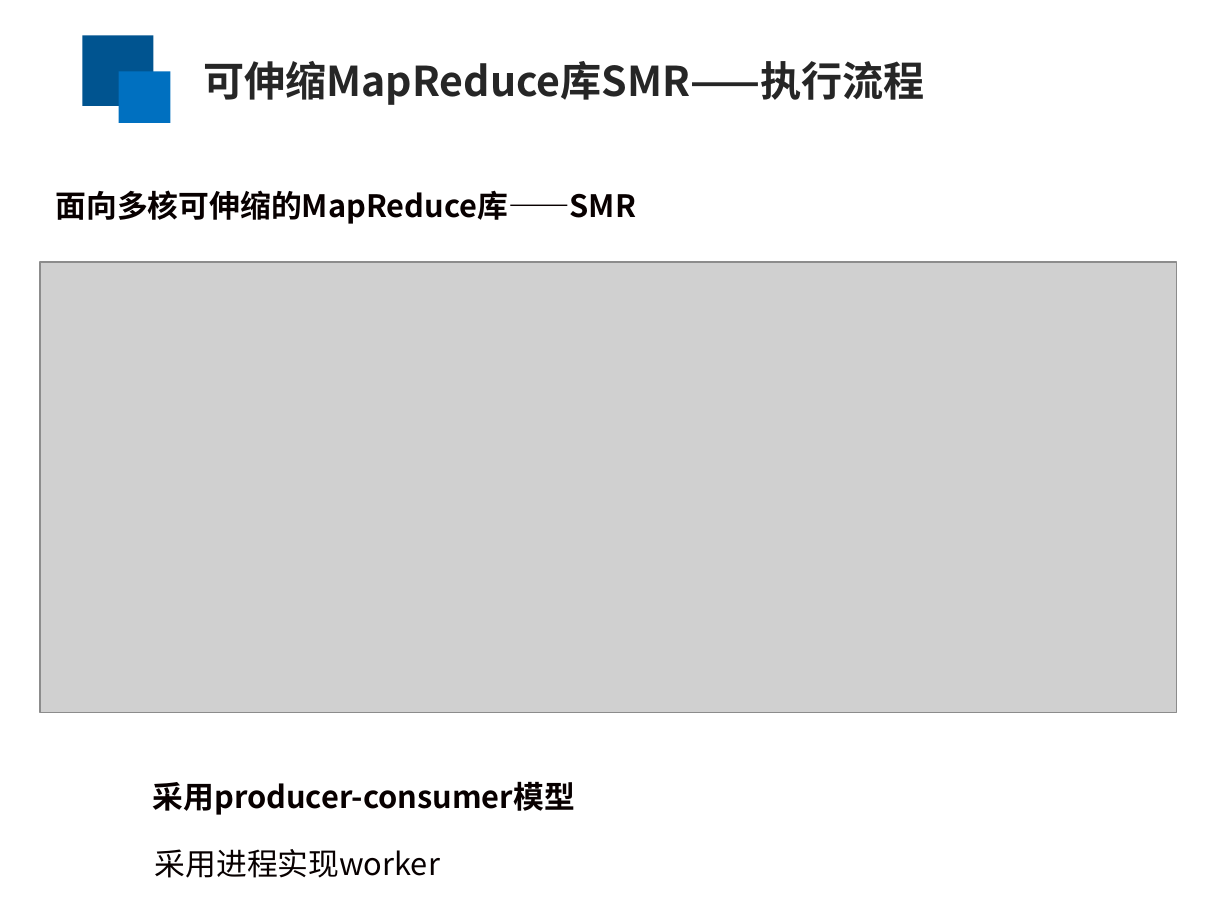
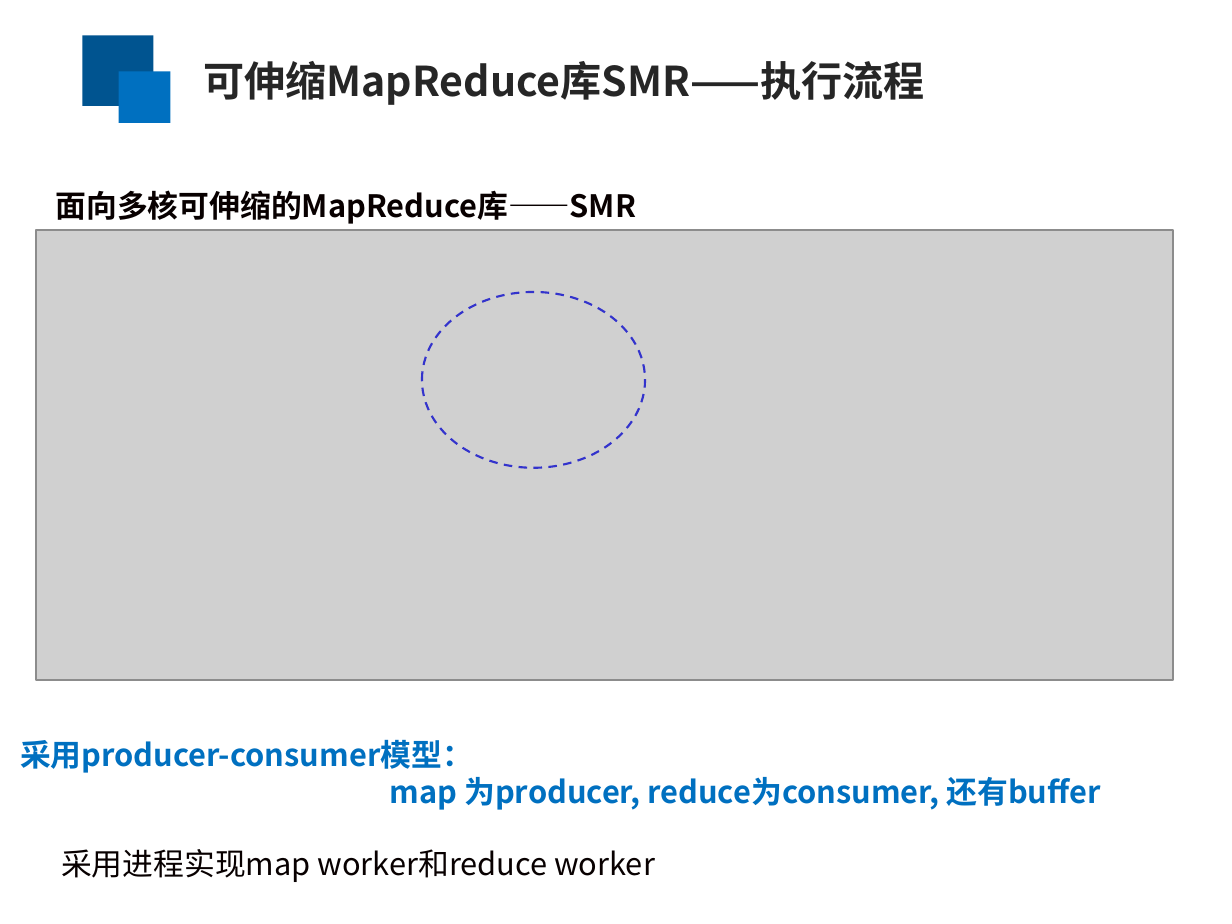
Before and after one commit to yufenyu/work, a slide deck: slide 7 of dmr_paper/paper/chinaSys-2016.ppt. Drawn at 1232x924 pixels with LibreOffice and Linux fonts; fonts in the diff are those of the drawing; grey boxes stand for pictures. Boxes give left, top, right and bottom in pixels: in the first picture for what was removed or moved away, otherwise in the second. Text is boxed around its words. In the diff, an @@ line names an element or a change of style, - is before the commit and + after.

```diff
--- a/dmr_paper/paper/chinaSys-2016.ppt
+++ b/dmr_paper/paper/chinaSys-2016.ppt
@@ picture: place and size @@
-picture at bbox=[39, 262, 1177, 712]
+picture at bbox=[36, 230, 1173, 680]
@@ ellipse added at bbox=[423, 292, 646, 468], outline #3333CC 1.25 pt dashed @@
@@ text at bbox=[20, 739, 1101, 810]: text changed; text colour #080000 to #0070C0 @@
-采用producer-consumer模型
+采用producer-consumer模型：
+map 为producer, reduce为consumer, 还有buffer
@@ text at bbox=[61, 849, 655, 882]: text changed @@
-采用进程实现worker
+采用进程实现map worker和reduce worker
```
Also in this commit, not shown: 9 other slides changed, 1 slide removed.
